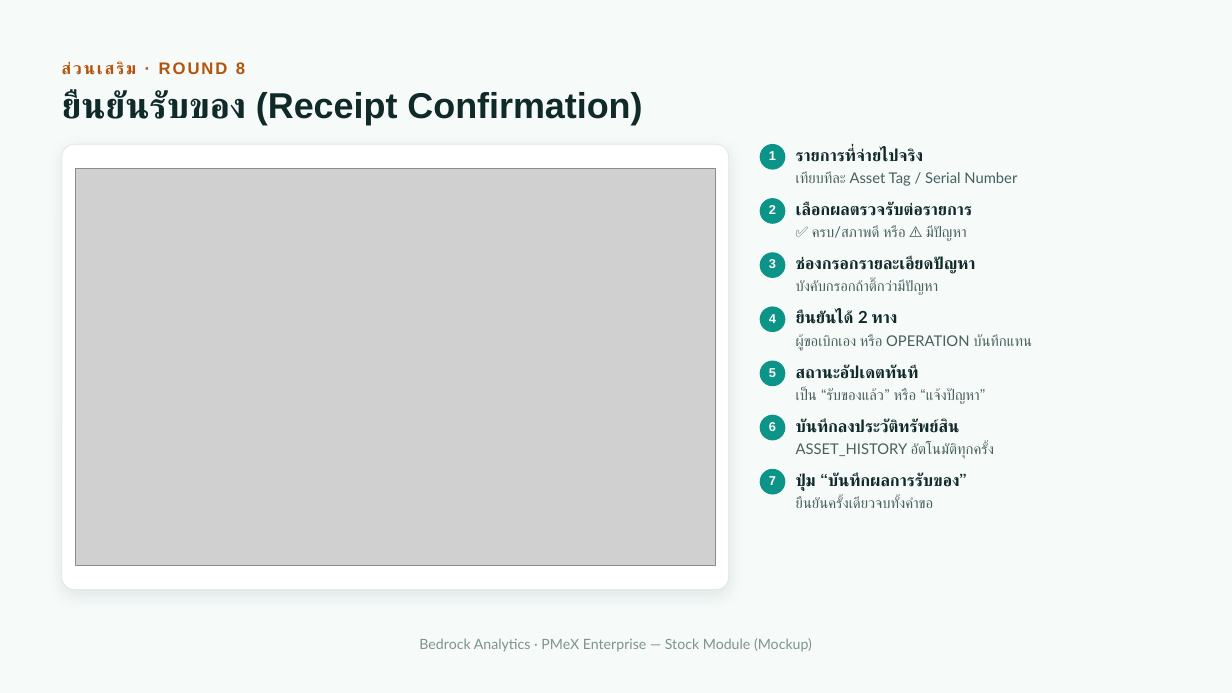
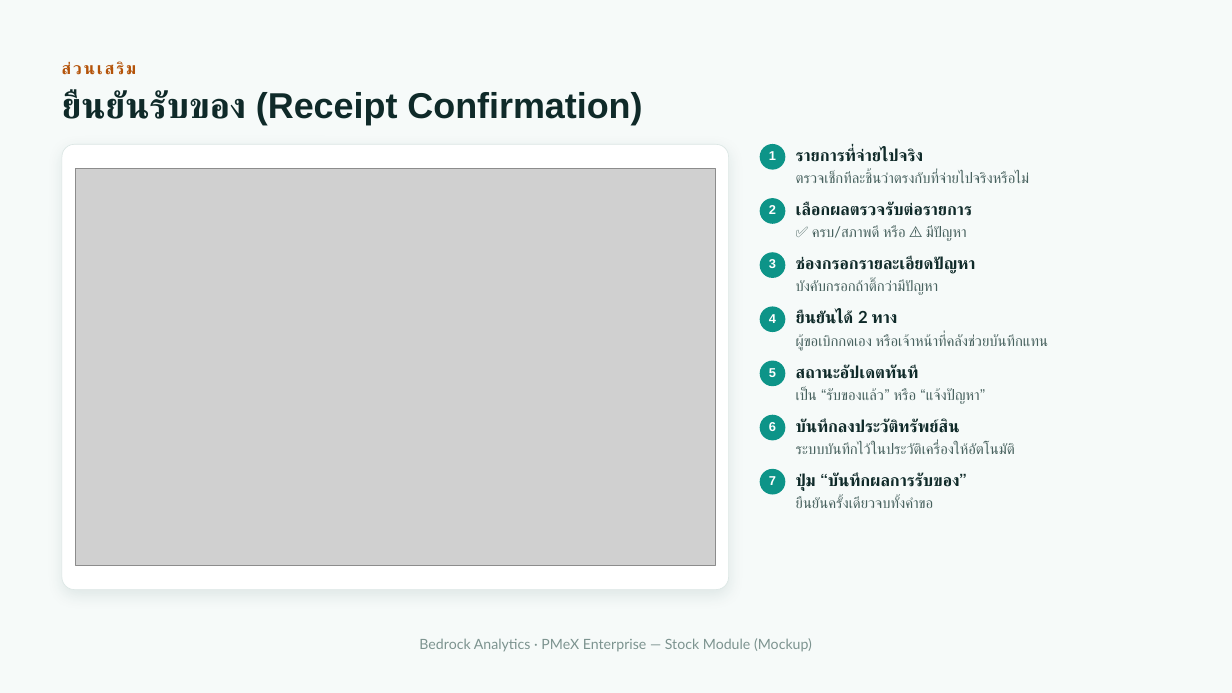
Before and after one commit to LaddaK-Bedrocks/ASSET_STOCK, a slide deck: slide 8 of PMeX Stock Module — Mockup Presentation.pptx. Drawn at 1232x693 pixels with LibreOffice and Linux fonts; fonts in the diff are those of the drawing; grey boxes stand for pictures. Boxes give left, top, right and bottom in pixels: in the first picture for what was removed or moved away, otherwise in the second. Text is boxed around its words. In the diff, an @@ line names an element or a change of style, - is before the commit and + after.

```diff
--- a/PMeX Stock Module — Mockup Presentation.pptx
+++ b/PMeX Stock Module — Mockup Presentation.pptx
@@ text at (62,62,136,75): text changed @@
-ส่วนเสริม · ROUND 8
+ส่วนเสริม
@@ text at (796,171,1029,183): text changed @@
-เทียบทีละ Asset Tag / Serial Number
+ตรวจเช็กทีละชิ้นว่าตรงกับที่จ่ายไปจริงหรือไม่
@@ text at (796,334,1048,351): text changed @@
-ผู้ขอเบิกเอง หรือ OPERATION บันทึกแทน
+ผู้ขอเบิกกดเอง หรือเจ้าหน้าที่คลังช่วยบันทึกแทน
@@ text at (796,442,1015,454): text changed @@
-ASSET_HISTORY อัตโนมัติทุกครั้ง
+ระบบบันทึกไว้ในประวัติเครื่องให้อัตโนมัติ
```
Also in this commit, not shown: 13 other slides changed, 4 slides added, 3 slides removed, 4 other files.
